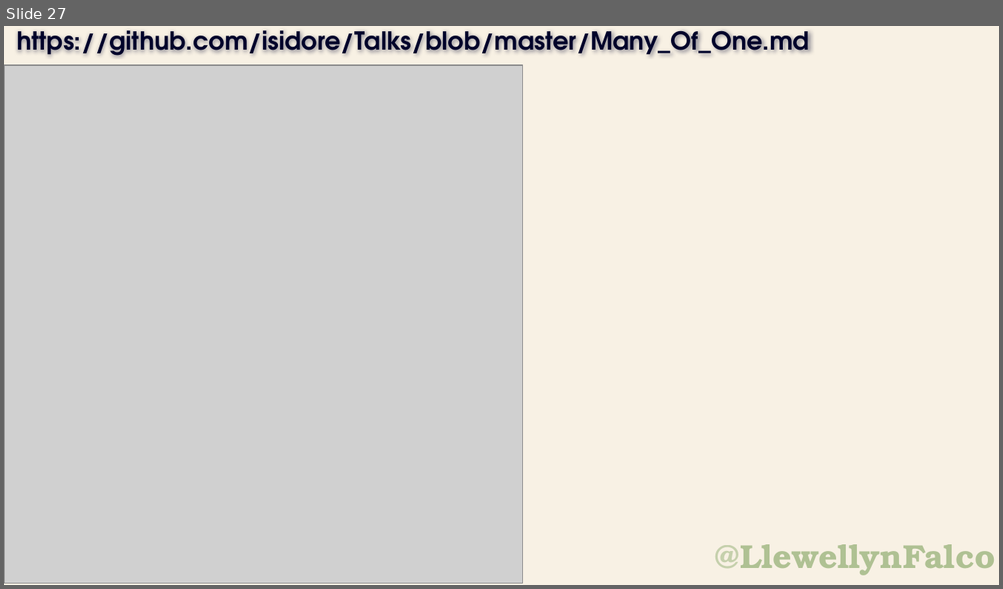
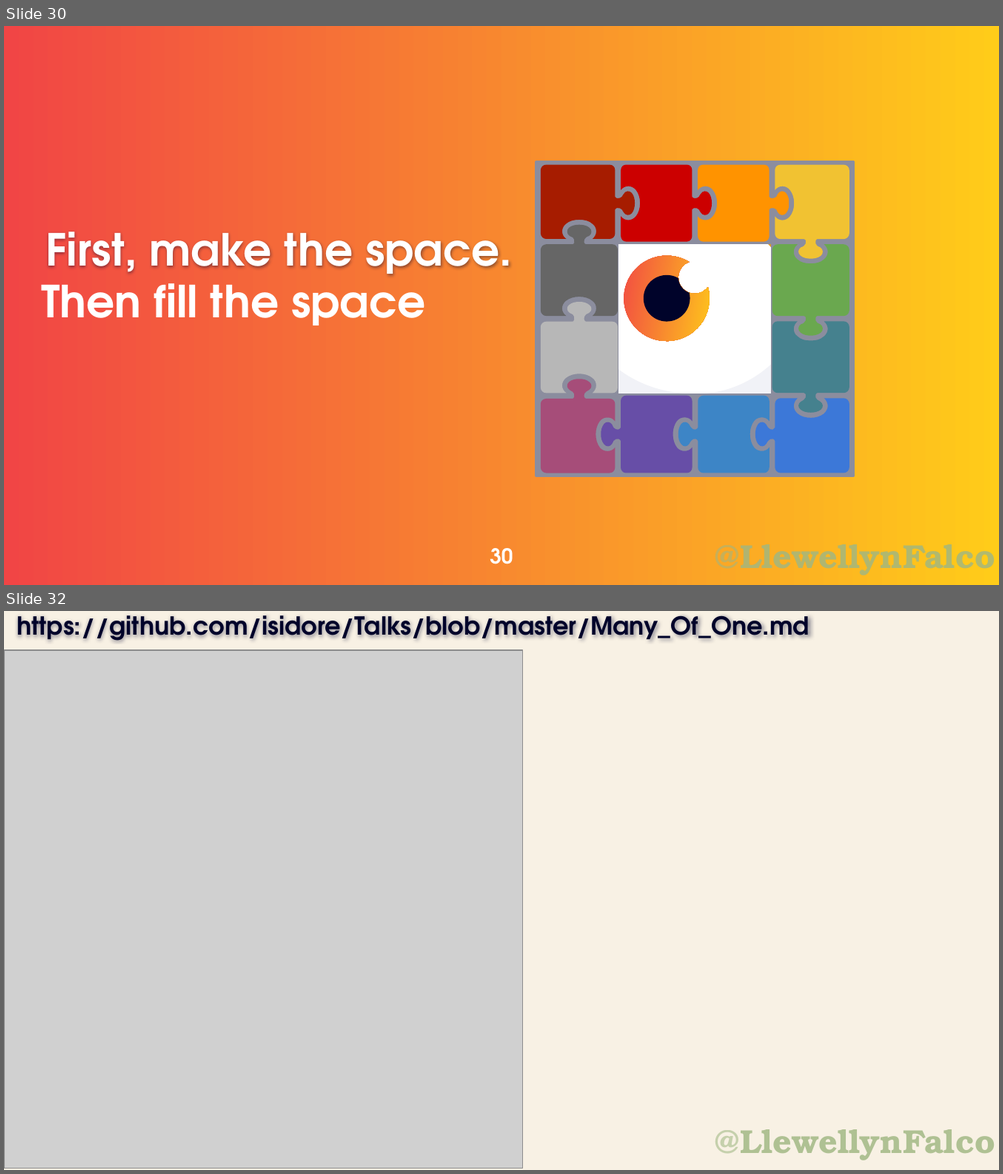
Before and after one commit to isidore/Talks, a slide deck: Slides/Patterns-ManyOfOne.pptx. Shown one above the other, each under a label of ours: slide 27 before the commit, slides 30 and 32 after it; the slides between them are not shown. The pictures are 1003x589 and 1003x1174 pixels, drawn with LibreOffice and Linux fonts; fonts in the diff are those of the drawing; grey boxes stand for pictures; background and template pictures are left out. Boxes give left, top, right and bottom in pixels: in the first picture for what was removed or moved away, otherwise in the second. Text is boxed around its words. In the diff, an @@ line names an element or a change of style, - is before the commit and + after.

```diff
--- a/Slides/Patterns-ManyOfOne.pptx
+++ b/Slides/Patterns-ManyOfOne.pptx
@@ slide 30 added at [4, 26, 999, 585], background picture (left out); not listed: 1 template element that a slide beside it also shows @@
@@ frame added at [536, 162, 854, 475], fill #8B8D9E, outline #8B8D9E 2 pt @@
@@ title added at [45, 232, 512, 284], 32 pt, text #FFFFFF, bold @@
+First, make the space.
@@ text added at [42, 269, 426, 326], 32 pt, text #FFFFFF, bold @@
+Then fill the space
@@ group added at [571, 207, 810, 431]: 9 freeform shapes @@
@@ group added at [540, 165, 849, 474]: 12 freeform shapes @@
@@ page number added at [489, 548, 512, 565], 15 pt, text #FFFFFF, bold @@
+30
@@ what was slide 27 is now slide 32 @@
```
Also in this commit, not shown: 2 slides changed, 4 other slides added.
